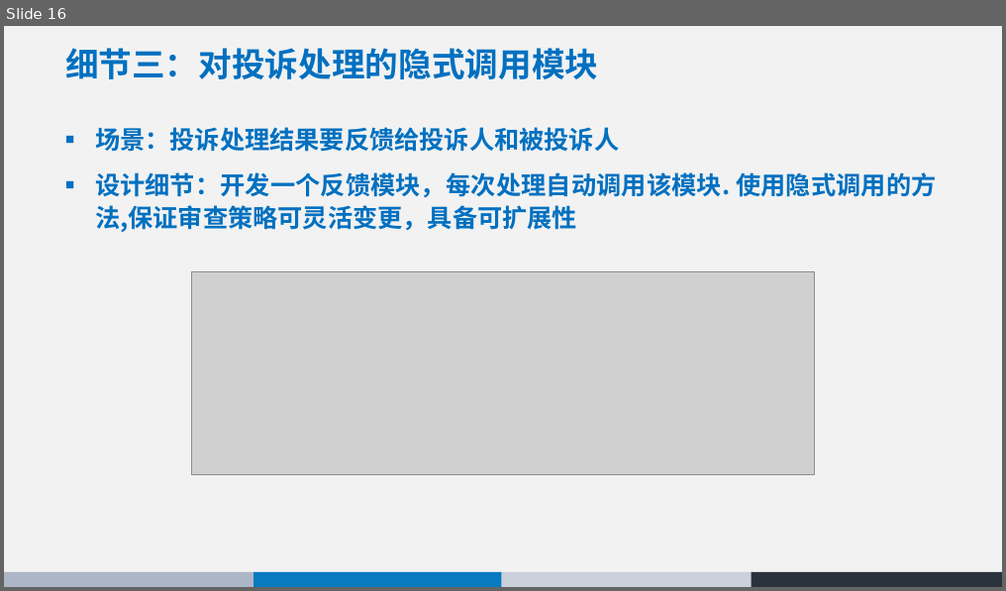
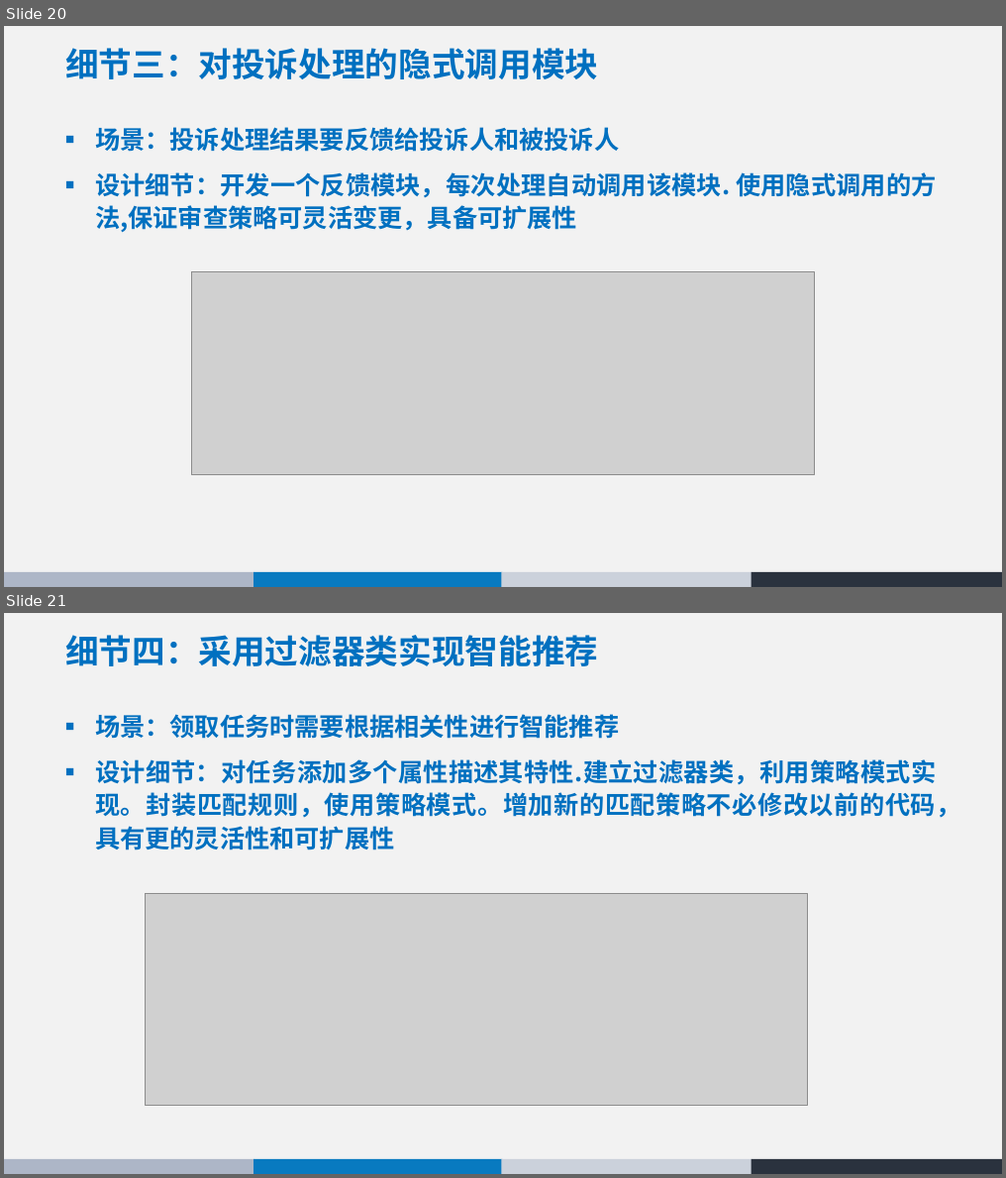
Before and after one commit to 74237423/Architecture, a slide deck: 同城互助系统 - 体系结构设计.pptx. Shown one above the other, each under a label of ours: slide 16 before the commit, slides 20 and 21 after it. The pictures are 1006x591 and 1006x1178 pixels, drawn with LibreOffice and Linux fonts; fonts in the diff are those of the drawing; grey boxes stand for pictures. Boxes give left, top, right and bottom in pixels: in the first picture for what was removed or moved away, otherwise in the second. Text is boxed around its words. In the diff, an @@ line names an element or a change of style, - is before the commit and + after.

```diff
--- a/同城互助系统 - 体系结构设计.pptx
+++ b/同城互助系统 - 体系结构设计.pptx
@@ slide 21 added at [4, 613, 1002, 1174], background #FFFFFF; not listed: 5 template elements that a slide beside it also shows @@
@@ title added at [65, 635, 598, 666], 32 pt, text #0070C0, bold @@
+细节四：采用过滤器类实现智能推荐
@@ text added at [95, 714, 961, 851], 24 pt, text #0070C0, bold @@
+■ 场景：领取任务时需要根据相关性进行智能推荐
+■ 设计细节：对任务添加多个属性描述其特性.建立过滤器类，利用策略模式实现。封装匹配规则，使用策略模式。增加新的匹配策略不必修改以前的代码，具有更的灵活性和可扩展性
@@ picture added at [146, 894, 808, 1106] @@
@@ what was slide 16 is now slide 20 @@
```
Also in this commit, not shown: 5 slides changed, 5 other slides added, 7 slides removed, 1 other file.
